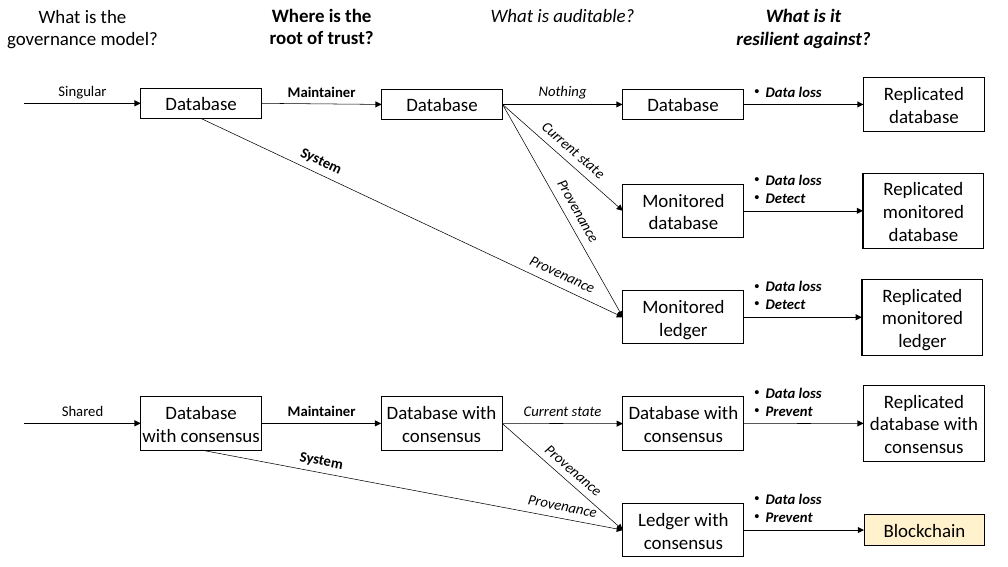
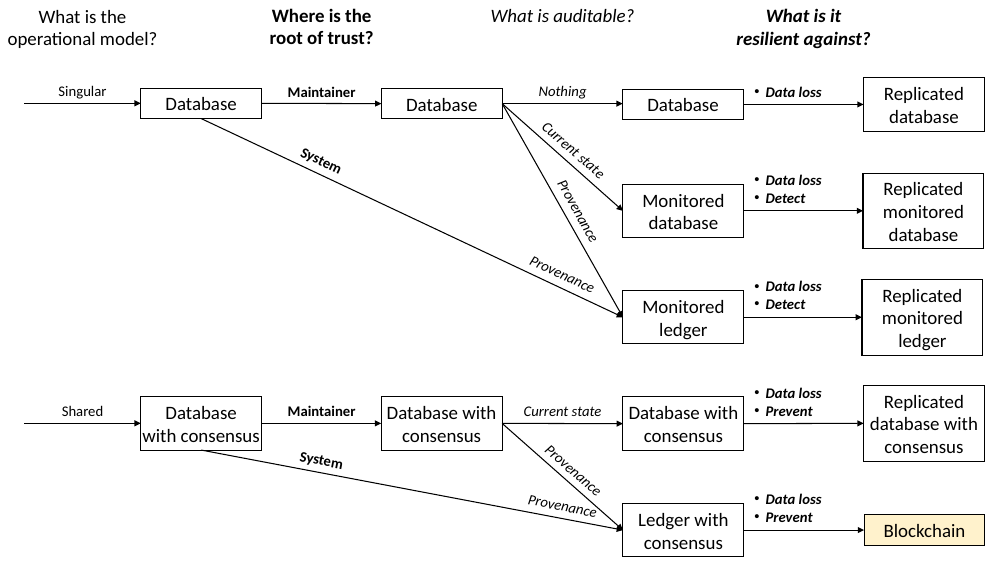
Before and after one commit to MadibaGroup/2017-Blockchain-SoK, a slide deck: slide 1 of paper/figures/BlockchainFlowchart.pptx. Drawn at 1008x567 pixels with LibreOffice and Linux fonts; fonts in the diff are those of the drawing. Boxes give left, top, right and bottom in pixels: in the first picture for what was removed or moved away, otherwise in the second. Text is boxed around its words. In the diff, an @@ line names an element or a change of style, - is before the commit and + after.

```diff
--- a/paper/figures/BlockchainFlowchart.pptx
+++ b/paper/figures/BlockchainFlowchart.pptx
@@ text at [8,10,157,48]: text changed @@
-What is the governance model?
+What is the operational model?
@@ arrow (201, 119) - (623, 318): stroke #000000 0.5 pt to #000000 1 pt @@
@@ arrow (262, 104) - (381, 104): stroke #000000 0.5 pt to #000000 1 pt @@
@@ arrow (502, 104) - (623, 318): stroke #000000 0.5 pt to #000000 1 pt @@
@@ arrow (502, 104) - (623, 211): stroke #000000 0.5 pt to #000000 1 pt @@
@@ arrow (502, 423) - (623, 423): stroke #000000 0.5 pt to #000000 1 pt @@
@@ arrow (502, 423) - (623, 530): stroke #000000 0.5 pt to #000000 1 pt @@
@@ arrow (744, 423) - (864, 423): stroke #000000 0.5 pt to #000000 1 pt @@
@@ arrow (201, 450) - (623, 530): stroke #000000 0.5 pt to #000000 1 pt @@
```
Also in this commit, not shown: 2 other files.
